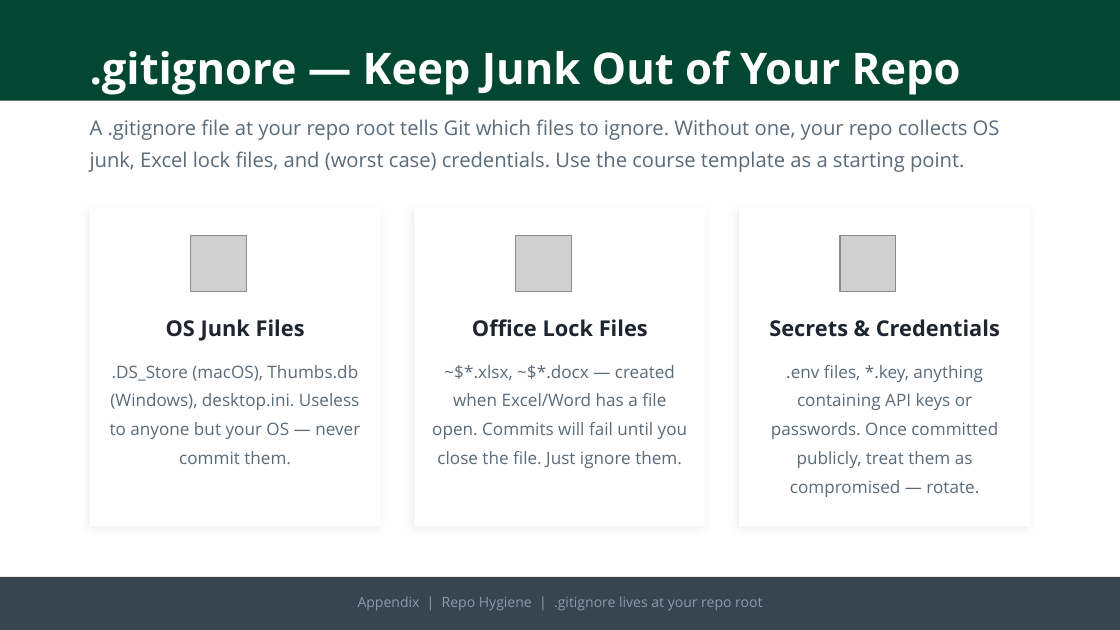
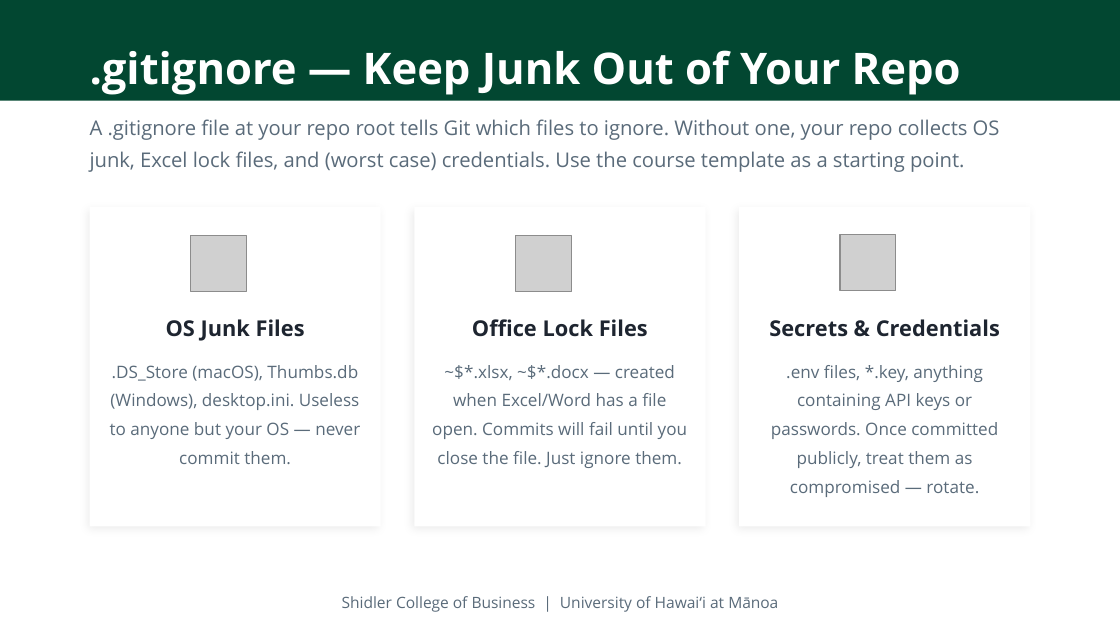
Before and after one commit to adamwstauffer/shidler, a slide deck: slide 32 of courses/BUS-629-VEMBA-International-Corporate-Finance/BUS629_AI_Ratios_Project.pptx (slide 21 before the commit). Drawn at 1120x630 pixels with LibreOffice and Linux fonts; fonts in the diff are those of the drawing; grey boxes stand for pictures. Boxes give left, top, right and bottom in pixels: in the first picture for what was removed or moved away, otherwise in the second. Text is boxed around its words. In the diff, an @@ line names an element or a change of style, - is before the commit and + after.

```diff
--- a/courses/BUS-629-VEMBA-International-Corporate-Finance/BUS629_AI_Ratios_Project.pptx
+++ b/courses/BUS-629-VEMBA-International-Corporate-Finance/BUS629_AI_Ratios_Project.pptx
@@ rectangle removed at <box>0,577,1120,629</box> @@
@@ text at <box>342,596,778,612</box>: text changed; size 9 to 10 pt; text colour #8A9BAD to #5A6B7A @@
-Appendix | Repo Hygiene | .gitignore lives at your repo root
+Shidler College of Business | University of Hawaiʻi at Mānoa
```
Also in this commit, not shown: 5 other slides changed, 30 slides added, 1 slide removed.
